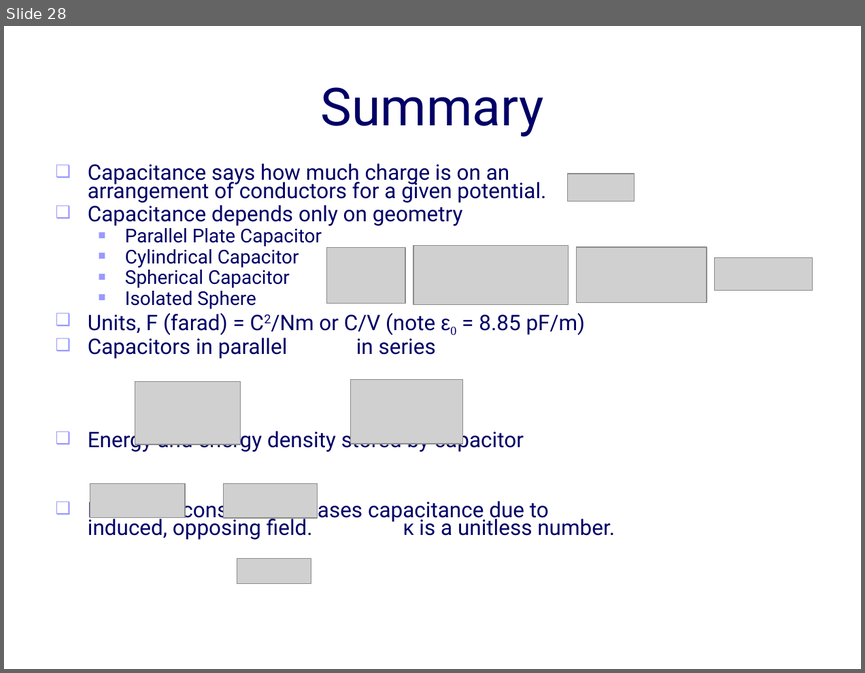
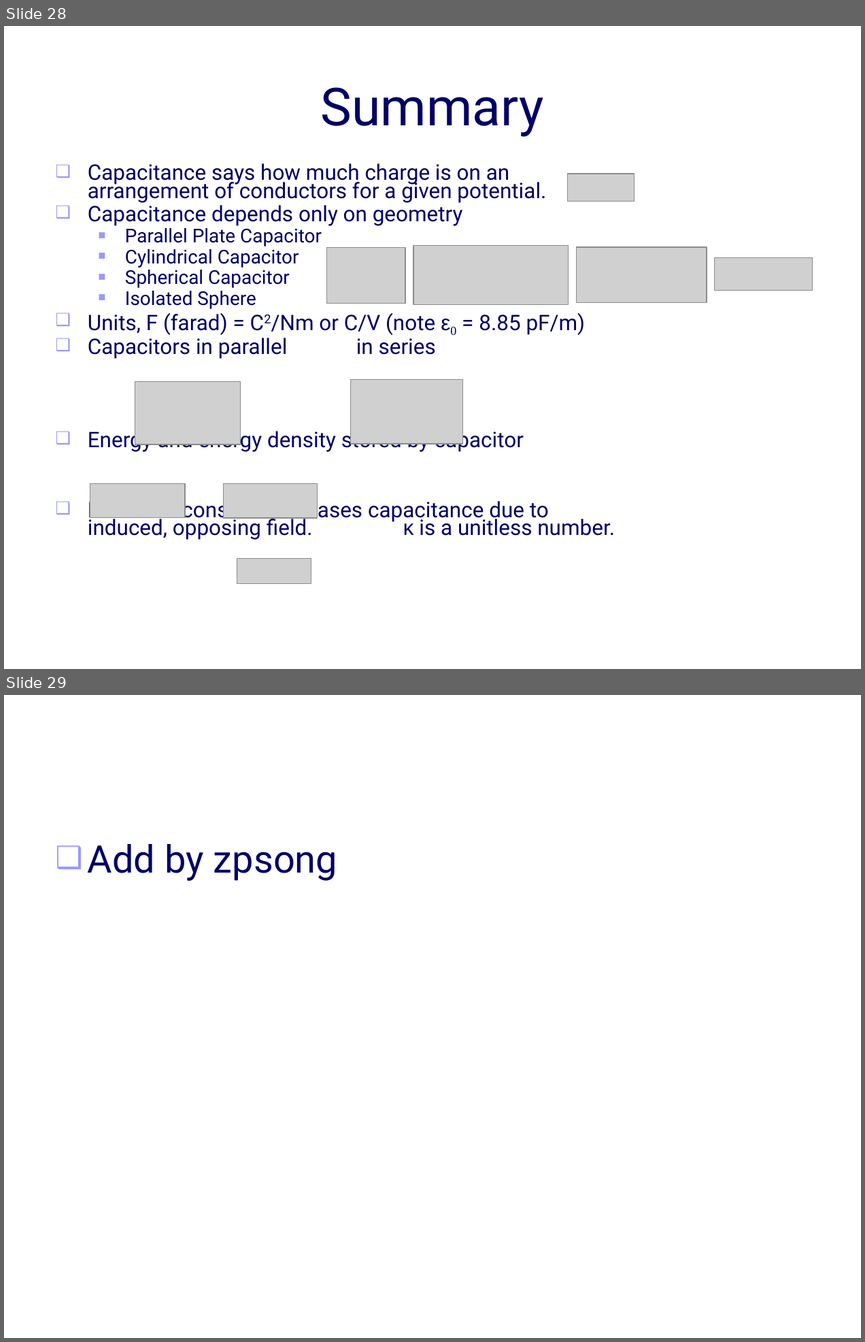
Before and after one commit to XingJasper/g3_team6_IELTS-Listening-and-writing, a slide deck: Document/W5-L8.ppt. Shown one above the other, each under a label of ours: slide 28 before the commit, slides 28 and 29 after it. The pictures are 865x673 and 865x1342 pixels, drawn with LibreOffice and Linux fonts; fonts in the diff are those of the drawing; grey boxes stand for pictures. Boxes give left, top, right and bottom in pixels: in the first picture for what was removed or moved away, otherwise in the second. Text is boxed around its words. In the diff, an @@ line names an element or a change of style, - is before the commit and + after.

Commit message:
test update

```diff
--- a/Document/W5-L8.ppt
+++ b/Document/W5-L8.ppt
@@ slide 29 added at [4,695,861,1338], background #FFFFFF @@
@@ text added at [88,844,337,881], 32 pt, text #000066 @@
+❑ Add by zpsong
```
